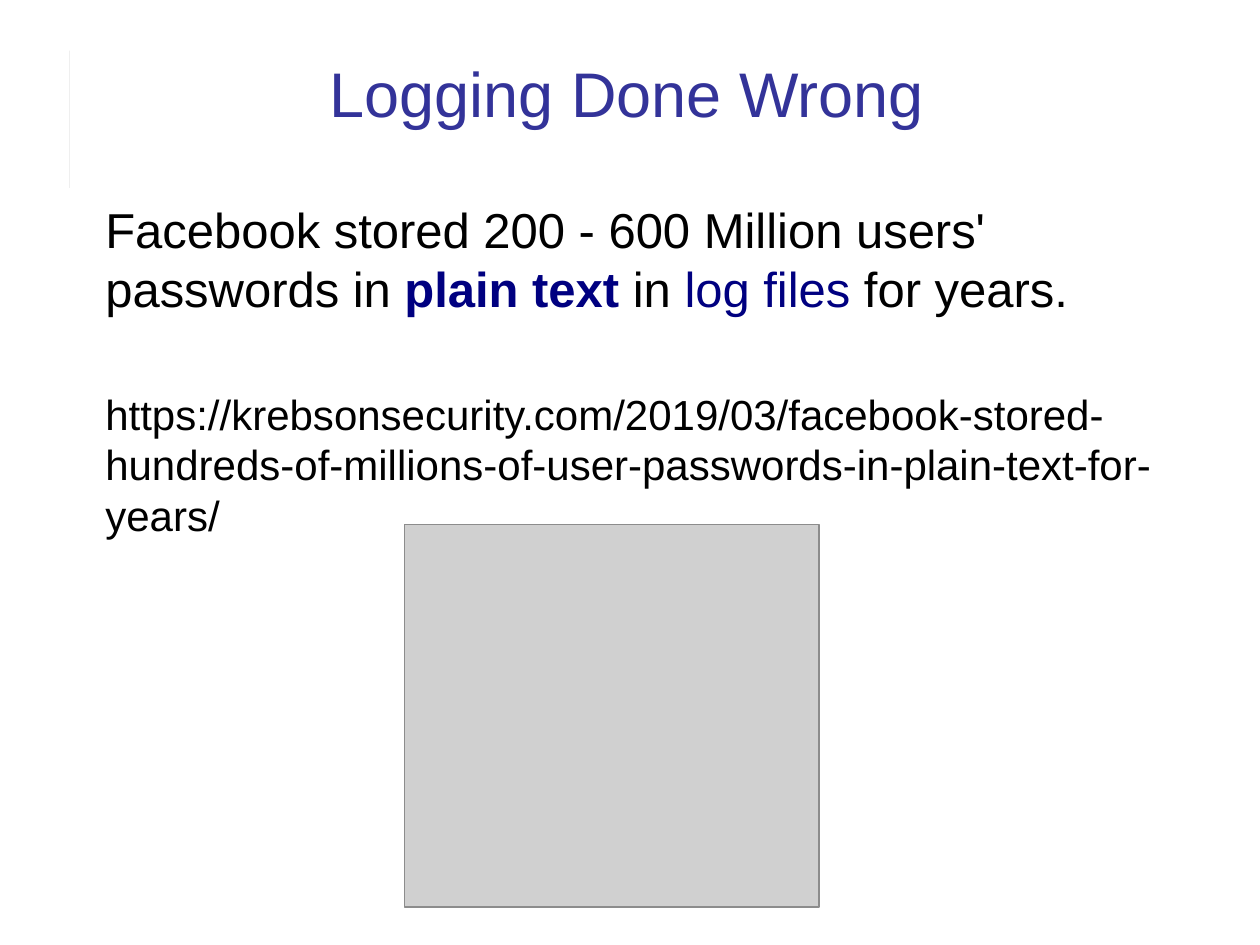
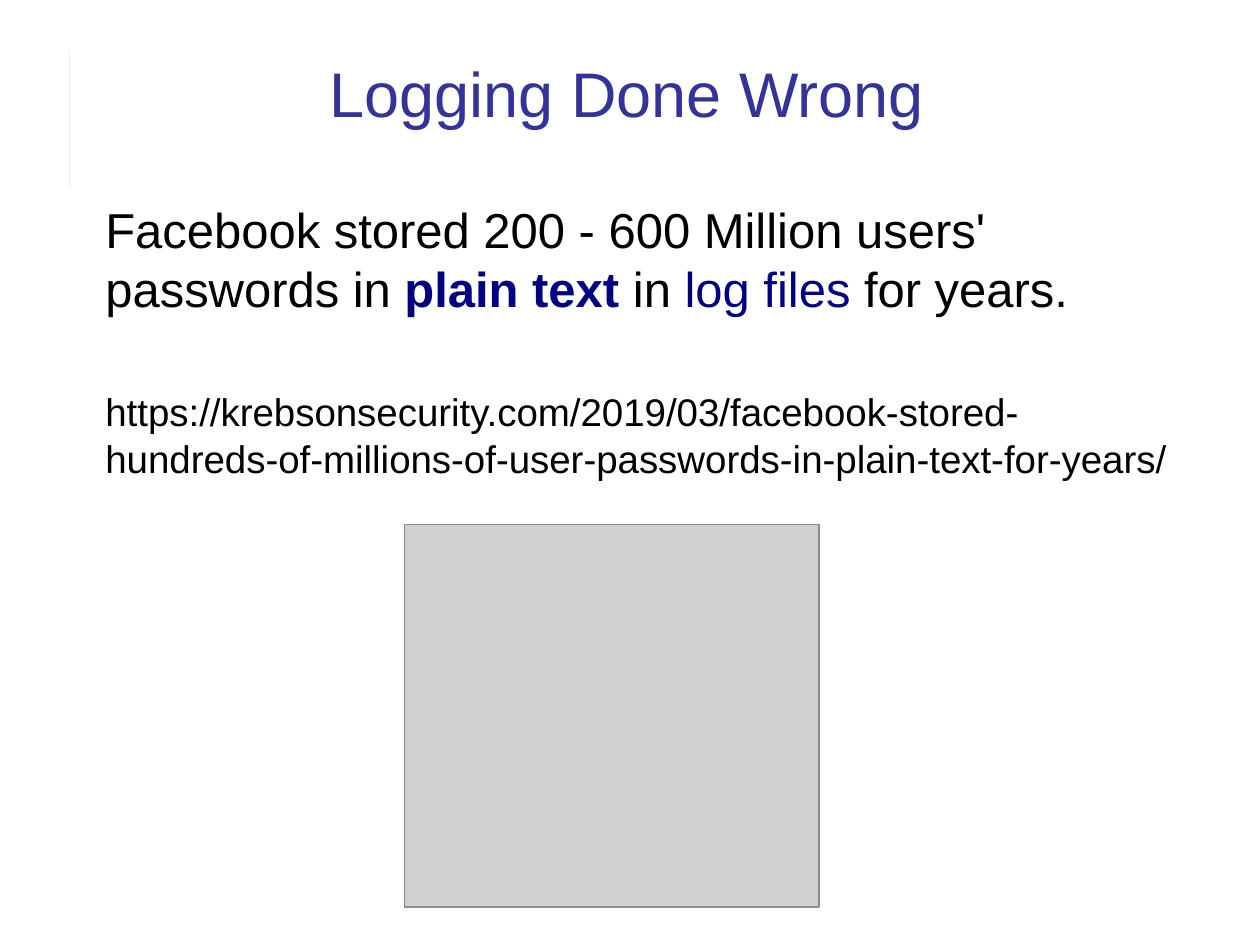
Before and after one commit to cpske/ISP, a slide deck: slide 30 of logging/Logging.ppt (slide 29 before the commit). Drawn at 1260x945 pixels with LibreOffice and Linux fonts; fonts in the diff are those of the drawing; grey boxes stand for pictures. Boxes give left, top, right and bottom in pixels: in the first picture for what was removed or moved away, otherwise in the second. Text is boxed around its words. In the diff, an @@ line names an element or a change of style, - is before the commit and + after.

Commit message:
update logging exercise

```diff
--- a/logging/Logging.ppt
+++ b/logging/Logging.ppt
@@ text at [105,398,1166,480]: size 24 to 22 pt in "https://krebsonsecurity.com/2019/03/facebook-stored-hundreds ..." @@
```
Also in this commit, not shown: 17 other slides changed, 1 slide added, 7 other files.
